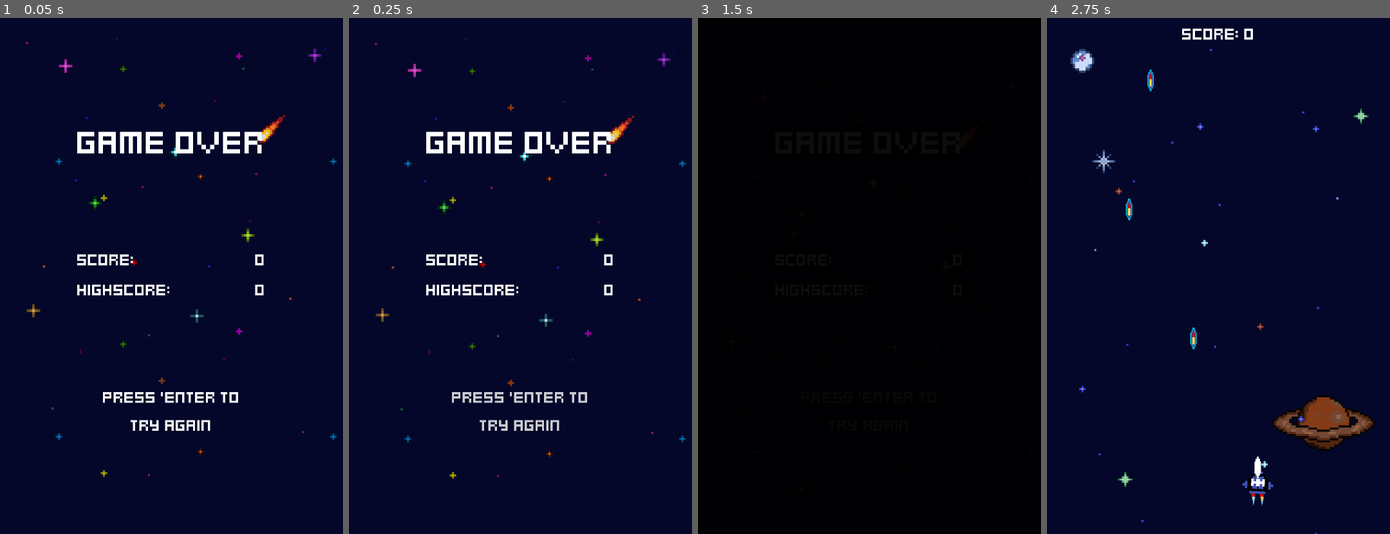
Above: before the commit, frames 1-4 (left to right).
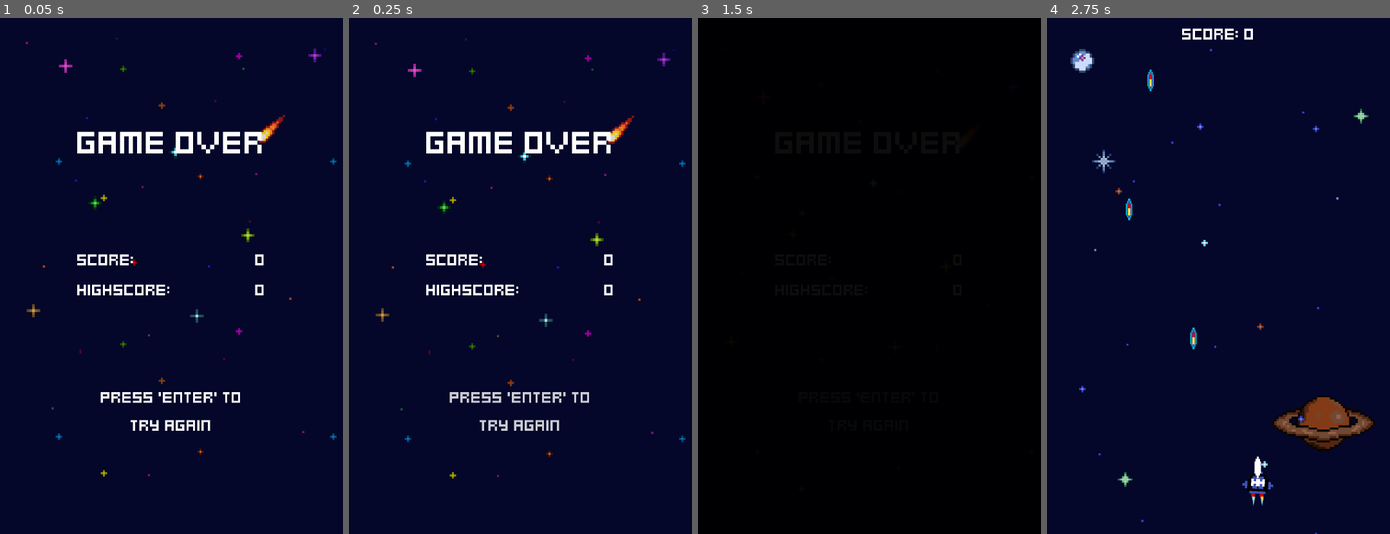
Above: after the commit, the same moments.

Repository: qaramanis/galaxia-invaders
Game: Godot game, scene res://menus/game_over.tscn
Same seed, same stepped clock (60 frames per second), same inputs: the game is played once before the commit and once after it. This scene is started directly instead of the project's main scene.
Inputs:
- Up to frame 1 (0.05 s): no input
- Up to frame 2 (0.25 s): no input
- Up to frame 3 (1.5 s): tap Enter (ui_accept) at 0.5, 0.6, 0.77, 1.07, 1.25, 1.35 s; hold Right (right) 0.53-1.28 s; hold A (left) from 1.28 s (still down)
- Up to frame 4 (2.75 s): tap Enter (ui_accept) at 1.52, 1.82, 2.1 s; release A (left) at 2.03 s; hold Right (right) from 2.03 s (still down)

The runs differ from the first frame. In frame 1, 0.4% of the frame differs, in the area x 29-70%, y 72-75%; in frame 2, 0.4%; in frame 3, less than 0.1%; in frame 4, nothing differs.

Commit message:
final touches

Diff:
--- a/menus/game_over.gd
+++ b/menus/game_over.gd
@@ -18,7 +18,7 @@
 	high_score_value.text  = str(game_stats.highscore)
 
 func _process(delta: float) -> void:
-	if Input.is_anything_pressed():
+	if Input.is_action_just_pressed("ui_accept"):
 		game_stats.score = 0
 		TransitionScreen.transition()
 		await get_tree().create_timer(1).timeout
--- a/menus/game_over.tscn
+++ b/menus/game_over.tscn
@@ -121,7 +121,7 @@
 
 [node name="Label" type="Label" parent="CenterContainer/VBoxContainer"]
 layout_mode = 2
-text = "PRESS 'ENTER TO
+text = "PRESS 'ENTER' TO
 TRY AGAIN"
 label_settings = SubResource("LabelSettings_mgyup")
 horizontal_alignment = 1
--- a/menus/menu.tscn
+++ b/menus/menu.tscn
@@ -81,6 +81,7 @@
 horizontal_alignment = 1
 
 [node name="AnimationPlayer" type="AnimationPlayer" parent="."]
+active = false
 libraries = {
 &"": SubResource("AnimationLibrary_gduqu")
 }
--- a/project.godot
+++ b/project.godot
@@ -13,6 +13,7 @@
 config/name="galaxia-invaders"
 run/main_scene="uid://b1mc623vc7sky"
 config/features=PackedStringArray("4.4", "GL Compatibility")
+config/icon="uid://vvdm2lp21tb2"
 
 [audio]
 
Not shown, changed: galaxia-invaders.console.exe
Not shown, changed: galaxia-invaders.exe
